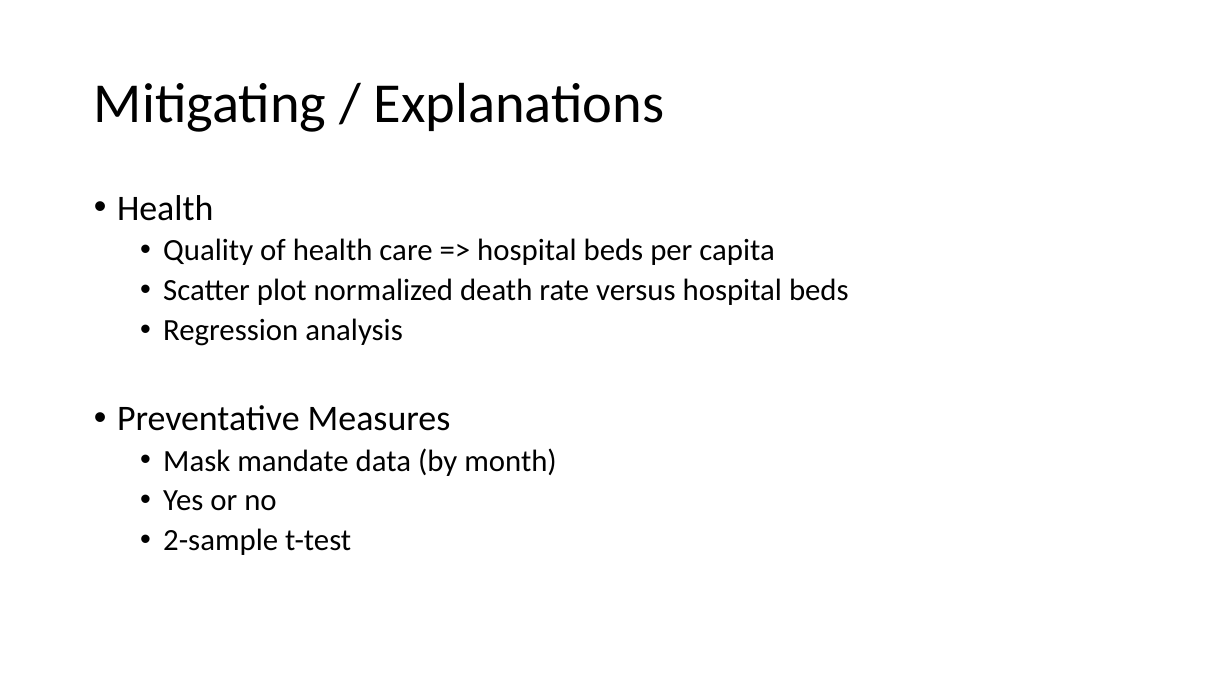
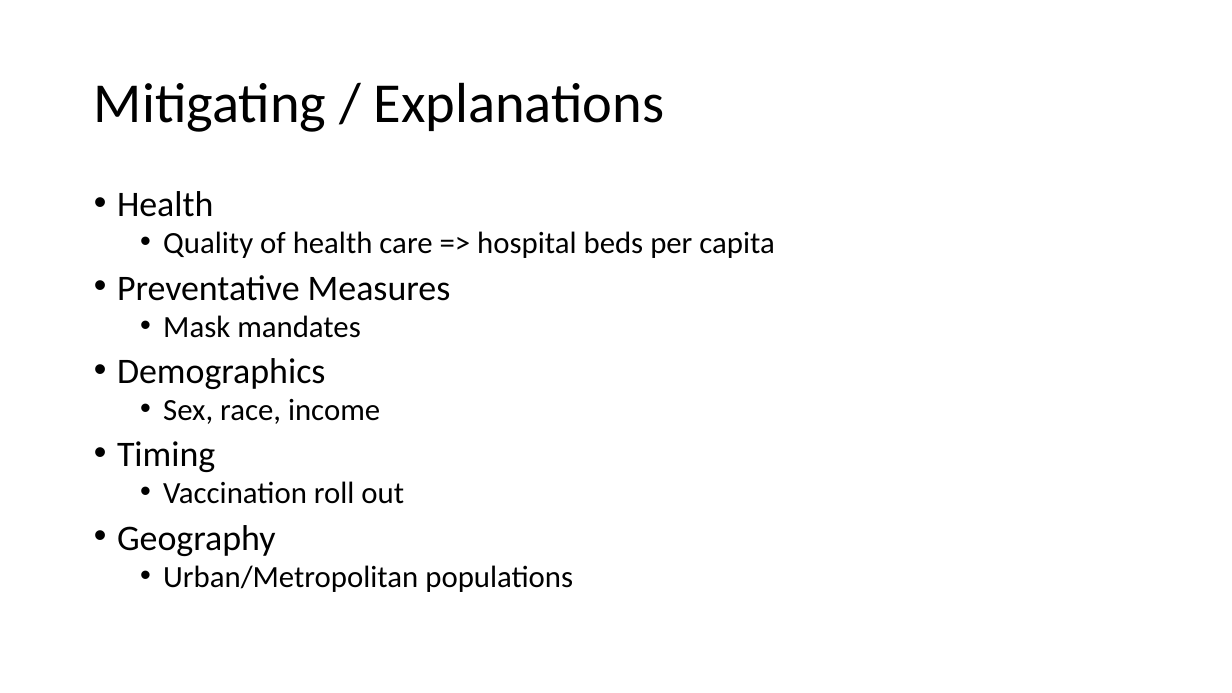
Before and after one commit to jenniecinelli/project_one, a slide deck: slide 9 of Folder0/Presentation.pptx. Drawn at 1232x693 pixels with LibreOffice and Linux fonts; fonts in the diff are those of the drawing. Boxes give left, top, right and bottom in pixels: in the first picture for what was removed or moved away, otherwise in the second. Text is boxed around its words. In the diff, an @@ line names an element or a change of style, - is before the commit and + after.

```diff
--- a/Folder0/Presentation.pptx
+++ b/Folder0/Presentation.pptx
@@ text at [117,191,774,301]: line spacing 0.9 to 0.8 @@
@@ text at [163,278,849,346]: paragraphs removed @@
-  • Scatter plot normalized death rate versus hospital beds
-  • Regression analysis
@@ text at [117,315,573,592]: text changed @@
-  • Mask mandate data (by month)
-  • Yes or no
-  • 2-sample t-test
+  • Mask mandates
+• Demographics
+  • Sex, race, income
+• Timing
+  • Vaccination roll out
+• Geography
+  • Urban/Metropolitan populations
```
Also in this commit, not shown: 12 other slides changed, 2 slides removed, 6 other files.
